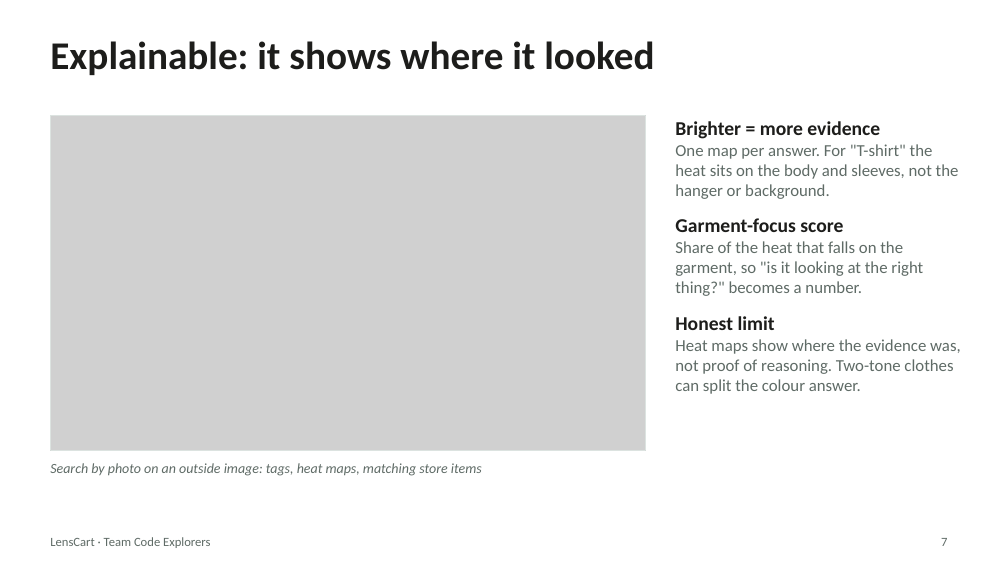
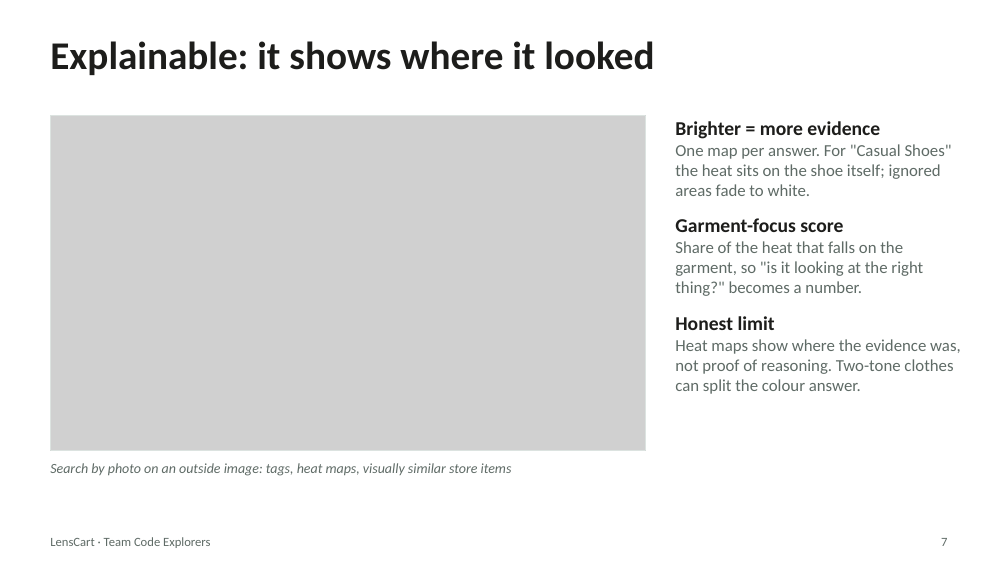
Before and after one commit to TharunMurugesh/lenscart, a slide deck: slide 7 of docs/LensCart_presentation.pptx. Drawn at 1008x567 pixels with LibreOffice and Linux fonts; fonts in the diff are those of the drawing; grey boxes stand for pictures. Boxes give left, top, right and bottom in pixels: in the first picture for what was removed or moved away, otherwise in the second. Text is boxed around its words. In the diff, an @@ line names an element or a change of style, - is before the commit and + after.

```diff
--- a/docs/LensCart_presentation.pptx
+++ b/docs/LensCart_presentation.pptx
@@ text at (675, 144, 952, 196): text changed @@
-One map per answer. For "T-shirt" the heat sits on the body and sleeves, not the hanger or background.
+One map per answer. For "Casual Shoes" the heat sits on the shoe itself; ignored areas fade to white.
@@ text at (50, 463, 512, 476): text changed @@
-Search by photo on an outside image: tags, heat maps, matching store items
+Search by photo on an outside image: tags, heat maps, visually similar store items
```
Also in this commit, not shown: 2 other slides changed.
